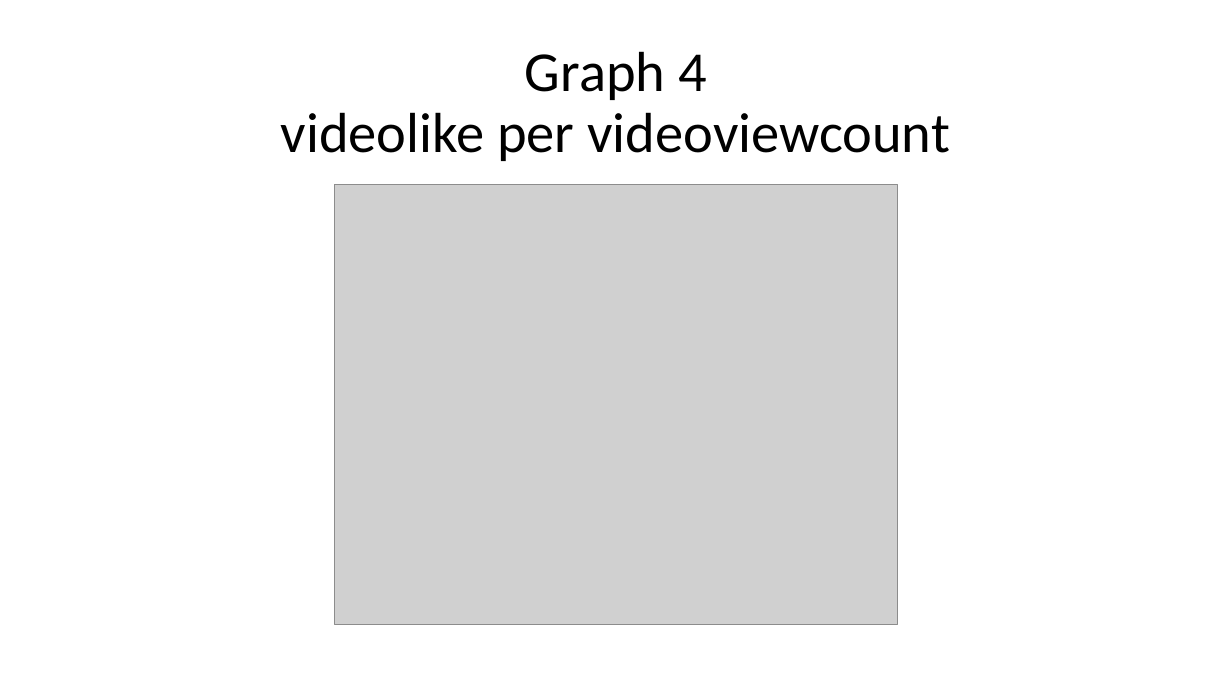
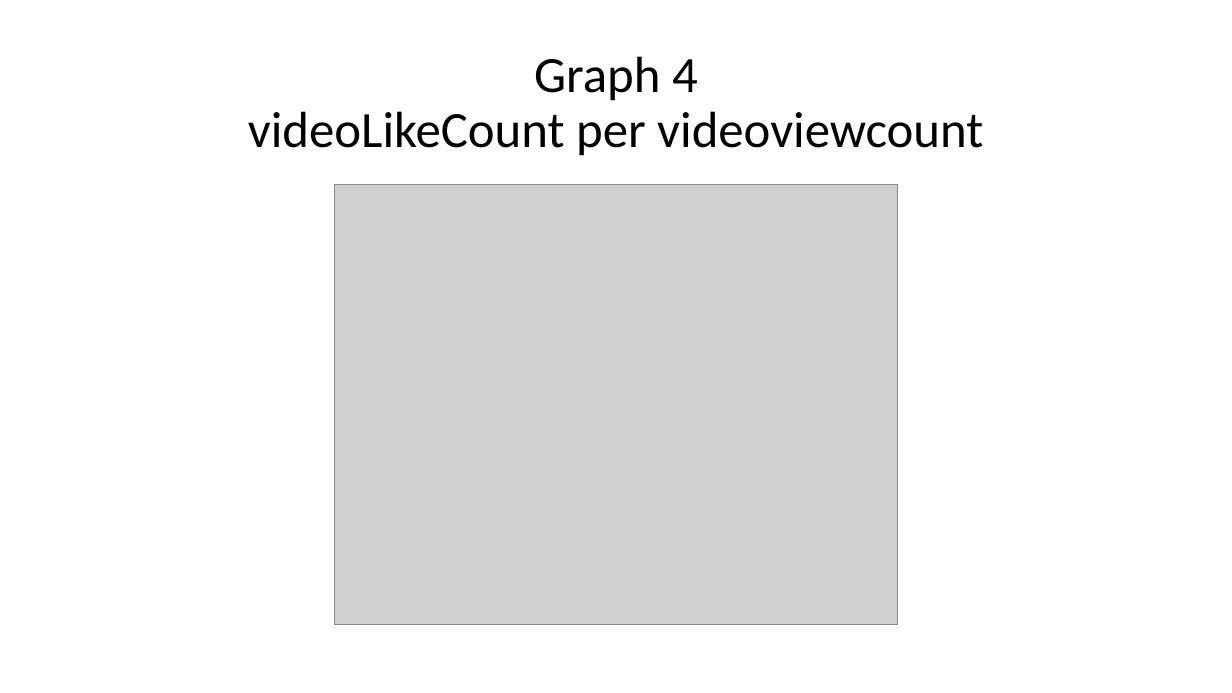
Before and after one commit to YonatanShoham/YouTube-dataset-analysis, a slide deck: slide 11 of YouTube dataset analysis presentation.pptx. Drawn at 1232x693 pixels with LibreOffice and Linux fonts; fonts in the diff are those of the drawing; grey boxes stand for pictures; background and template pictures are left out. Boxes give left, top, right and bottom in pixels: in the first picture for what was removed or moved away, otherwise in the second. Text is boxed around its words. In the diff, an @@ line names an element or a change of style, - is before the commit and + after.

```diff
--- a/YouTube dataset analysis presentation.pptx
+++ b/YouTube dataset analysis presentation.pptx
@@ title at [248, 56, 983, 156]: text changed; size 44 to 39.6 pt @@
-Graph 4
-videolike per videoviewcount
+Graph 4
+videoLikeCount per videoviewcount
```
Also in this commit, not shown: 8 other slides changed, 2 slides added, 1 other file.
